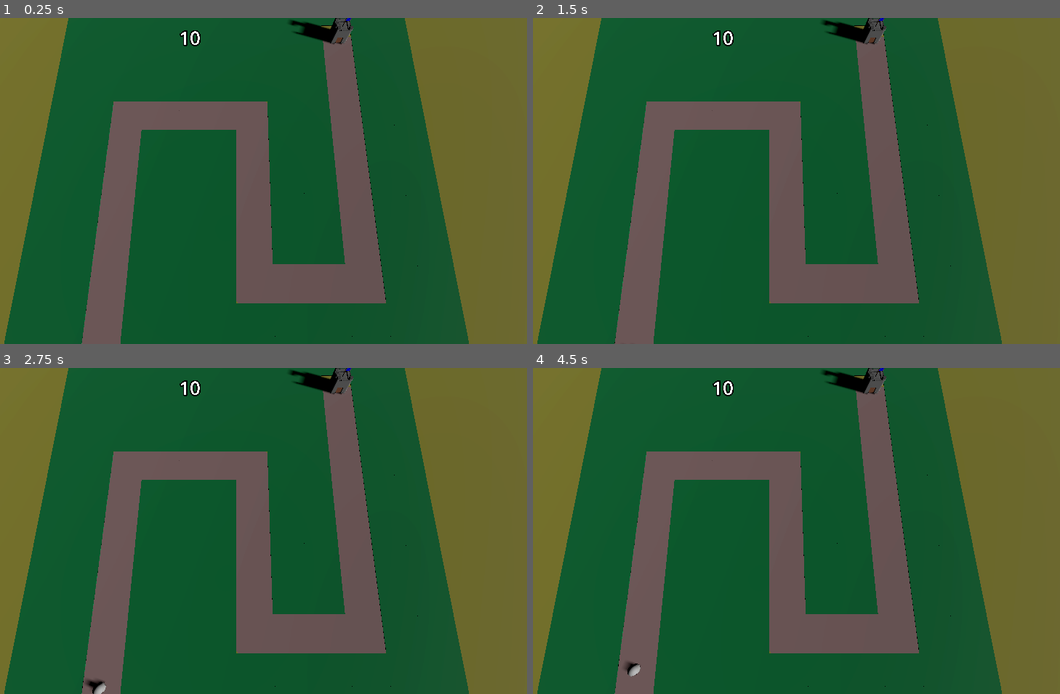
Above: before the commit, frames 1-4 (two rows, left to right).
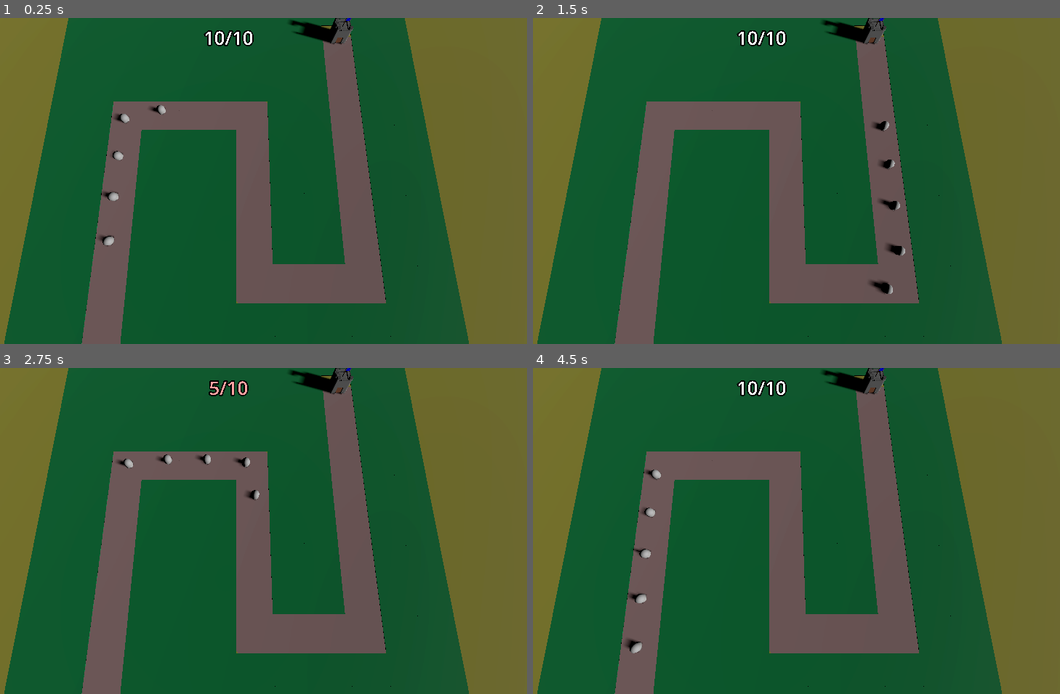
Above: after the commit, the same moments.

Repository: SpookyUboa/barbarian-blaster
Game: Godot game, scene res://Scenes/BaseScene.tscn
Two runs of this game, one before a commit and one after it. Both use one fixed random seed, a clock stepped at 60 frames per second and the inputs below.
Inputs (mouse positions are in pixels of both pictures, inside the frame that each line leads up to):
- Up to frame 1 (0.25 s): no input
- Up to frame 2 (1.5 s): move the mouse to (896, 164) at 0.52 s; move the mouse to (654, 197) at 1.27 s
- Up to frame 3 (2.75 s): move the mouse to (295, 459) at 2.02 s
- Up to frame 4 (4.5 s): move the mouse to (738, 596) at 2.77 s; move the mouse to (944, 579) at 3.52 s; move the mouse to (596, 482) at 4.27 s

The runs differ from the first frame. In frame 1, 0.7% of the frame differs, in the area x 17-49%, y 3-71%; in frame 2, 0.8%; in frame 3, 0.8%; in frame 4, 0.9%, in the area x 16-49%, y 3-95%.

Commit message:
Colored health label and raycast picker

Diff:
--- a/Models/base.gd
+++ b/Models/base.gd
@@ -3,16 +3,23 @@
 @export var max_health : int = 10
 @onready var health_label: Label3D = $HealthLabel
 
-var current_health : int
+var current_health : int:
+	set(health_in):
+		current_health = health_in
+		health_label.text = str(current_health) + "/" + str(max_health)
+		var red: Color = Color.RED
+		var white: Color = Color.WHITE
+		var blended_color = red.lerp(white,float(current_health) / float(max_health))
+		health_label.modulate = blended_color
+		if current_health < 1:
+			get_tree().reload_current_scene()
 
 func _ready() -> void:
 	current_health = max_health
-	health_label.text = str(current_health)
+	health_label.text = str(current_health) + "/" + str(max_health)
 
 func take_damage():
 	current_health -= 1
-	health_label.text = str(current_health)
-	print("TOOK DAMAGE!!")
 
 
 
--- a/Models/base.tscn
+++ b/Models/base.tscn
@@ -15,9 +15,9 @@
 script = ExtResource("2_ocda1")
 
 [node name="HealthLabel" type="Label3D" parent="." index="1"]
-transform = Transform3D(1.19209e-07, 0, 1, 0, 1, 0, -1, 0, 1.19209e-07, 2, 2, 20.0491)
+transform = Transform3D(1.19209e-07, 0, 1, 0, 1, 0, -1, 0, 1.19209e-07, 2, 2, 15.0491)
 billboard = 1
-text = "IT IS A HEALTH CONCERN"
+text = "STARTING HEALTH"
 font_size = 480
 outline_size = 127
 
--- /dev/null
+++ b/RayPickerCamera/ray_picker_camera.gd
@@ -0,0 +1,10 @@
+extends Camera3D
+
+@onready var ray_cast_3d: RayCast3D = $RayCast3D
+
+
+func _process(delta: float) -> void:
+	var mouse_position : Vector2 = get_viewport().get_mouse_position()
+	ray_cast_3d.target_position = project_local_ray_normal(mouse_position) * 100.0
+	ray_cast_3d.force_raycast_update()
+	print(ray_cast_3d.get_collider())
--- /dev/null
+++ b/RayPickerCamera/ray_picker_camera.tscn
@@ -0,0 +1,11 @@
+[gd_scene load_steps=2 format=3 uid="uid://5e72osxc0hmm"]
+
+[ext_resource type="Script" path="res://RayPickerCamera/ray_picker_camera.gd" id="1_cvja6"]
+
+[node name="RayPickerCamera" type="Camera3D"]
+transform = Transform3D(1, 0, 0, 0, 0.218143, 0.975917, 0, -0.975917, 0.218143, 0, 26.5, 12.5)
+current = true
+fov = 71.6
+script = ExtResource("1_cvja6")
+
+[node name="RayCast3D" type="RayCast3D" parent="."]
--- a/Scenes/BaseScene.tscn
+++ b/Scenes/BaseScene.tscn
@@ -1,6 +1,7 @@
-[gd_scene load_steps=10 format=3 uid="uid://duxvxleftnvka"]
+[gd_scene load_steps=11 format=3 uid="uid://duxvxleftnvka"]
 
 [ext_resource type="MeshLibrary" uid="uid://b3kydxantc0xq" path="res://MeshLibraries/SpaceLibrary.tres" id="1_143bo"]
+[ext_resource type="PackedScene" uid="uid://5e72osxc0hmm" path="res://RayPickerCamera/ray_picker_camera.tscn" id="1_cystc"]
 [ext_resource type="PackedScene" uid="uid://d1nwcfvaf5u0a" path="res://Scenes/enemy.tscn" id="2_j5mrh"]
 [ext_resource type="PackedScene" uid="uid://cmwyoae0ds2o2" path="res://Models/base.tscn" id="3_56gw6"]
 
@@ -46,10 +47,7 @@
 material_override = SubResource("StandardMaterial3D_17wik")
 size = Vector3(100, 2, 100)
 
-[node name="Camera3D" type="Camera3D" parent="."]
-transform = Transform3D(1, 0, 0, 0, 0.218143, 0.975917, 0, -0.975917, 0.218143, 0, 26.5, 12.5)
-current = true
-fov = 71.6
+[node name="RayPickerCamera" parent="." instance=ExtResource("1_cystc")]
 
 [node name="GridMap" type="GridMap" parent="."]
 mesh_library = ExtResource("1_143bo")
@@ -94,5 +92,25 @@
 transform = Transform3D(-0.999992, 0, -8.74221e-08, 0, 1, 0, 8.74221e-08, 0, -0.999992, -14, 0, 26)
 use_model_front = true
 
+[node name="Enemy2" parent="Path3D" instance=ExtResource("2_j5mrh")]
+transform = Transform3D(-0.999547, 0, -0.0298188, 0, 1, 0, 0.0298188, 0, -0.999547, -14.1637, 0, 21.0028)
+progress = 5.0
+use_model_front = true
+
+[node name="Enemy3" parent="Path3D" instance=ExtResource("2_j5mrh")]
+transform = Transform3D(-0.999708, 0, -0.0238105, 0, 1, 0, 0.0238105, 0, -0.999708, -14.2983, 0, 16.0045)
+progress = 10.0
+use_model_front = true
+
+[node name="Enemy4" parent="Path3D" instance=ExtResource("2_j5mrh")]
+transform = Transform3D(-0.999871, 0, -0.0155522, 0, 1, 0, 0.0155522, 0, -0.999871, -14.3981, 0, 11.0055)
+progress = 15.0
+use_model_front = true
+
+[node name="Enemy5" parent="Path3D" instance=ExtResource("2_j5mrh")]
+transform = Transform3D(-0.999991, 0, -0.00126281, 0, 1, 0, 0.00126281, 0, -0.999991, -14.4443, 0, 6.00569)
+progress = 20.0
+use_model_front = true
+
 [node name="base" parent="." instance=ExtResource("3_56gw6")]
 transform = Transform3D(-4.37114e-08, 0, -1, 0, 1, 0, 1, 0, -4.37114e-08, 14, 0, -14)
--- a/Scenes/enemy.tscn
+++ b/Scenes/enemy.tscn
@@ -8,6 +8,7 @@
 transform = Transform3D(0.999995, 0, 0, 0, 1, 0, 0, 0, 0.999995, 0, 0, 0)
 loop = false
 script = ExtResource("1_p4k56")
+speed = 50
 
 [node name="Model" type="MeshInstance3D" parent="."]
 mesh = SubResource("CapsuleMesh_latao")
Not shown: 6 places in MeshLibraries/SpaceLibrary.tres that only renumber resources
